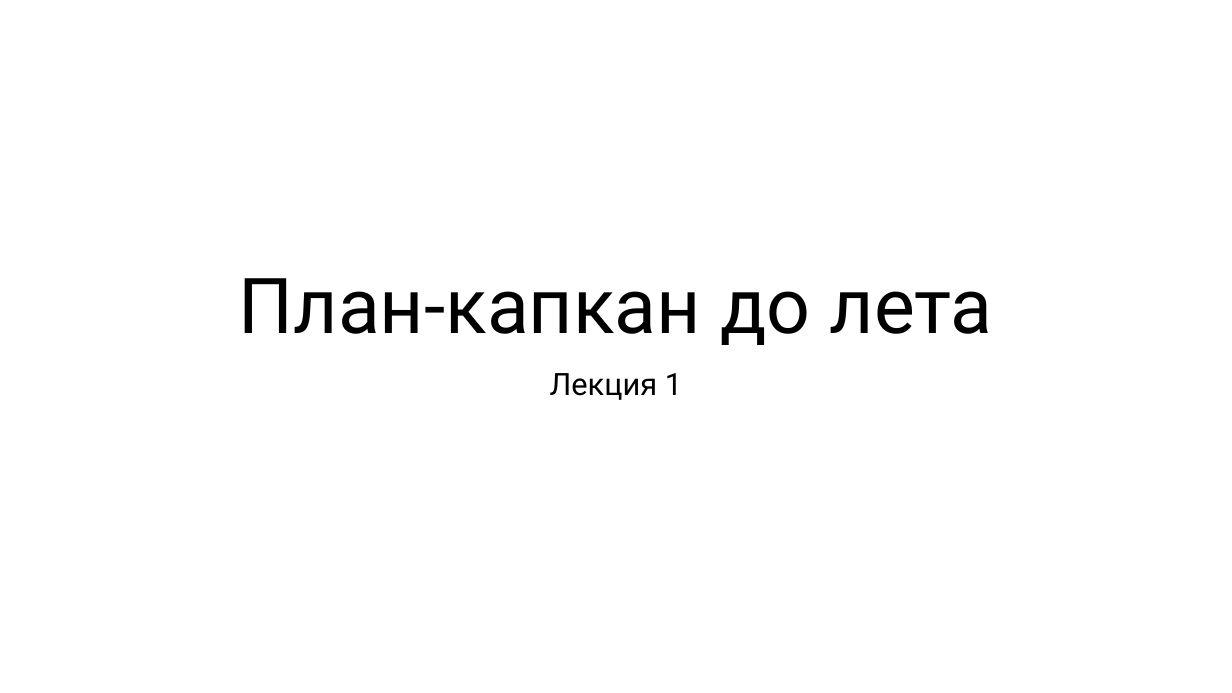
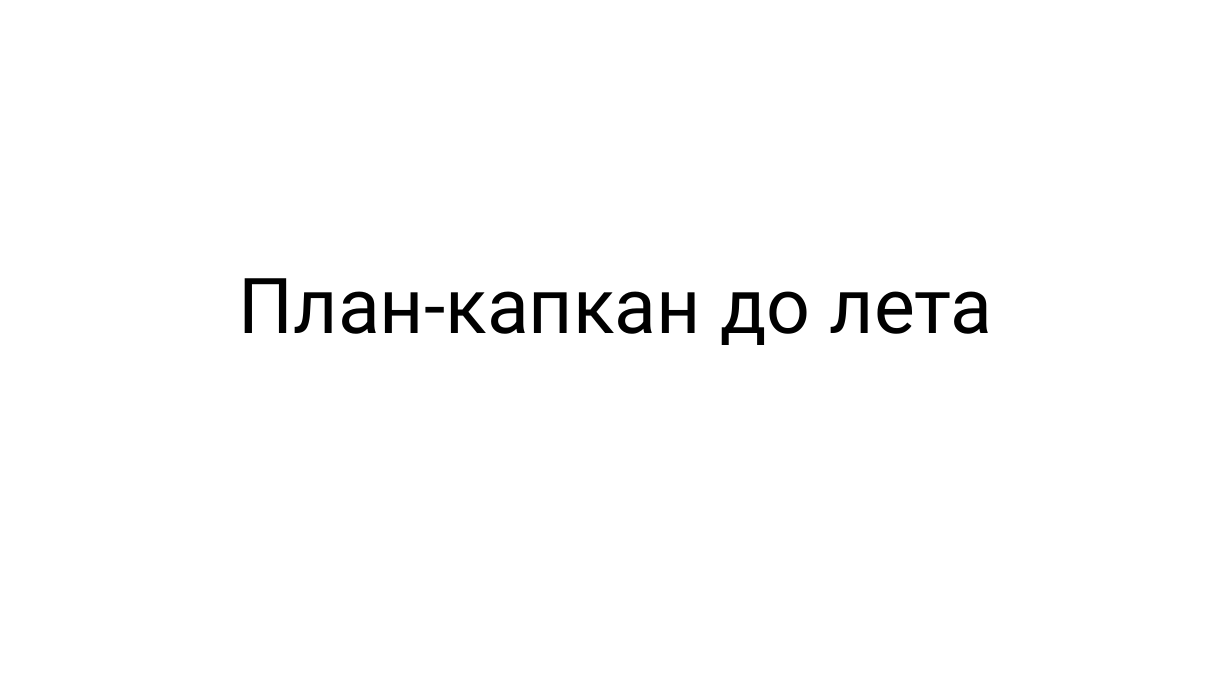
Before and after one commit to Evgueni-Petrov-aka-espetrov/Algorithms-and-Programming-in-C-pptx, a slide deck: slide 1 of 00 План-капкан до весны.pptx. Drawn at 1232x693 pixels with LibreOffice and Linux fonts; fonts in the diff are those of the drawing. Boxes give left, top, right and bottom in pixels: in the first picture for what was removed or moved away, otherwise in the second. Text is boxed around its words. In the diff, an @@ line names an element or a change of style, - is before the commit and + after.

```diff
--- a/00 План-капкан до весны.pptx
+++ b/00 План-капкан до весны.pptx
@@ subtitle removed at (x1=550, y1=373, x2=682, y2=400) @@
-Лекция 1
```
Also in this commit, not shown: 3 other slides changed, 14 slides added.
